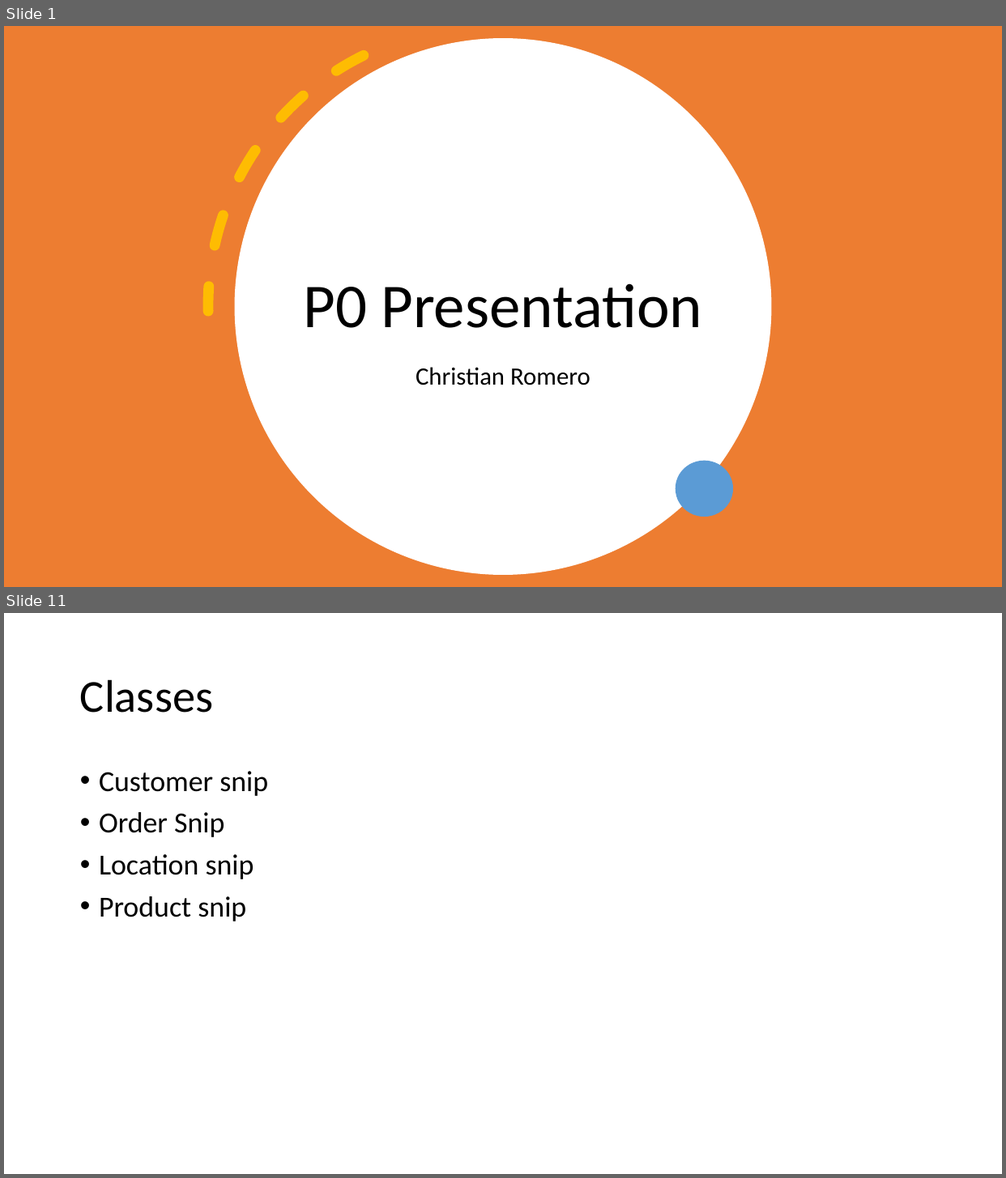
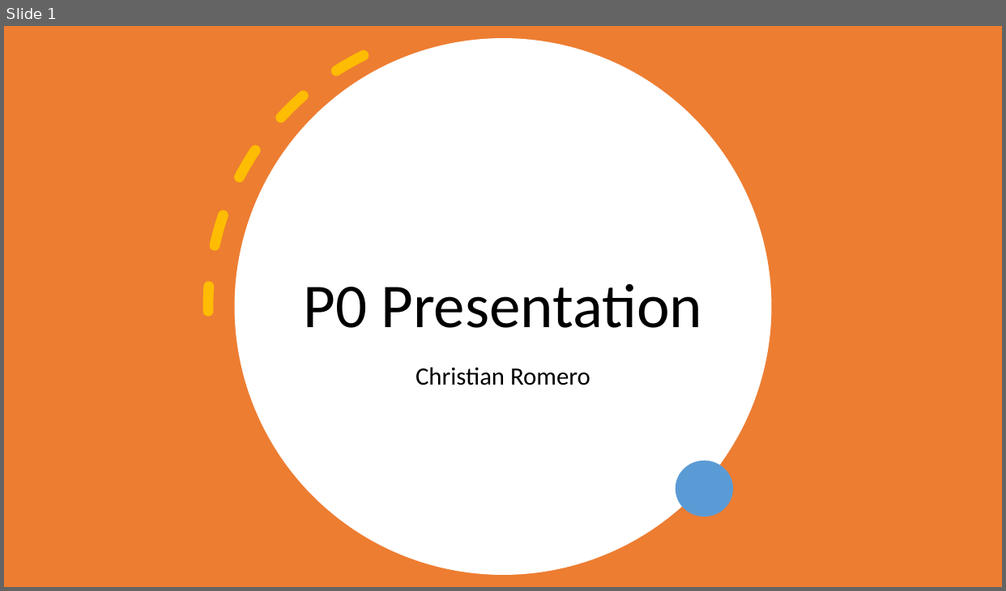
Before and after one commit to 06012021-dotnet-uta/ChristianRomeroP0, a slide deck: Study/P0 Presentation.pptx. Shown one above the other, each under a label of ours: slides 1 and 11 before the commit, slide 1 after it; the slides between them are not shown. The pictures are 1006x1178 and 1006x591 pixels, drawn with LibreOffice and Linux fonts; fonts in the diff are those of the drawing. Boxes give left, top, right and bottom in pixels: in the first picture for what was removed or moved away, otherwise in the second. Text is boxed around its words. In the diff, an @@ line names an element or a change of style, - is before the commit and + after.

```diff
--- a/Study/P0 Presentation.pptx
+++ b/Study/P0 Presentation.pptx
@@ slide 11 removed at box(4, 613, 1002, 1174), background #FFFFFF @@
@@ title removed at box(80, 679, 213, 713) @@
-Classes
@@ text removed at box(99, 771, 268, 922) @@
-• Customer snip
-• Order Snip
-• Location snip
-• Product snip
```
Also in this commit, not shown: 7 slides changed, 10 slides added, 2 other slides removed, 16 other files.
